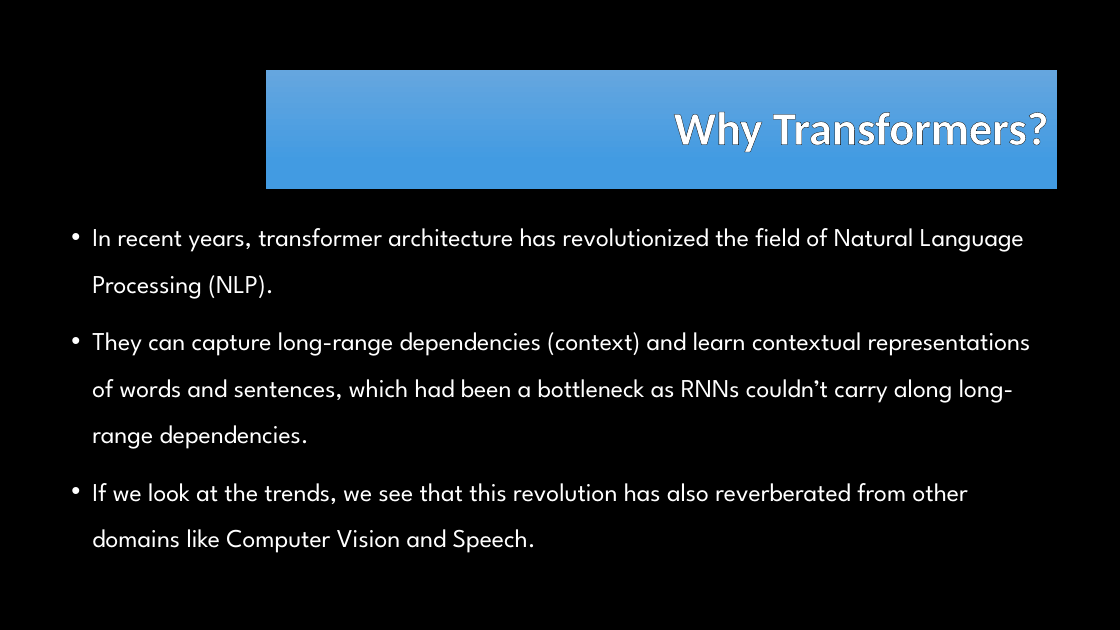
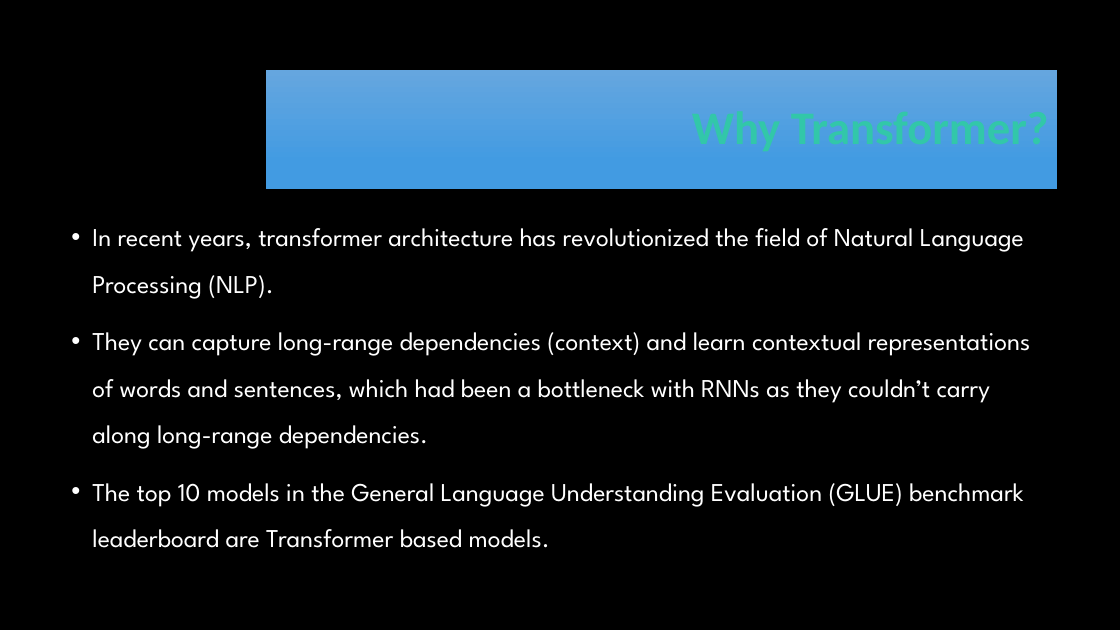
Before and after one commit to RayGone/Thesis, a slide deck: slide 4 of Proposal Defense Presentation.pptx. Drawn at 1120x630 pixels with LibreOffice and Linux fonts; fonts in the diff are those of the drawing; background and template pictures are left out. Boxes give left, top, right and bottom in pixels: in the first picture for what was removed or moved away, otherwise in the second. Text is boxed around its words. In the diff, an @@ line names an element or a change of style, - is before the commit and + after.

```diff
--- a/Proposal Defense Presentation.pptx
+++ b/Proposal Defense Presentation.pptx
@@ title at (258, 228, 382, 247): text changed; text colour #FFFFFF to #32C7A9 @@
-Why Transformers?
+Why Transformer?
@@ text at (92, 332, 1031, 548): text changed @@
-• They can capture long-range dependencies (context) and learn contextual representations of words and sentences, which had been a bottleneck as RNNs couldn’t carry along long-range dependencies.
-• If we look at the trends, we see that this revolution has also reverberated from other domains like Computer Vision and Speech.
+• They can capture long-range dependencies (context) and learn contextual representations of words and sentences, which had been a bottleneck with RNNs as they couldn’t carry along long-range dependencies.
+• The top 10 models in the General Language Understanding Evaluation (GLUE) benchmark leaderboard are Transformer based models.
```
Also in this commit, not shown: 5 other slides changed, 13 slides added, 3 slides removed.
